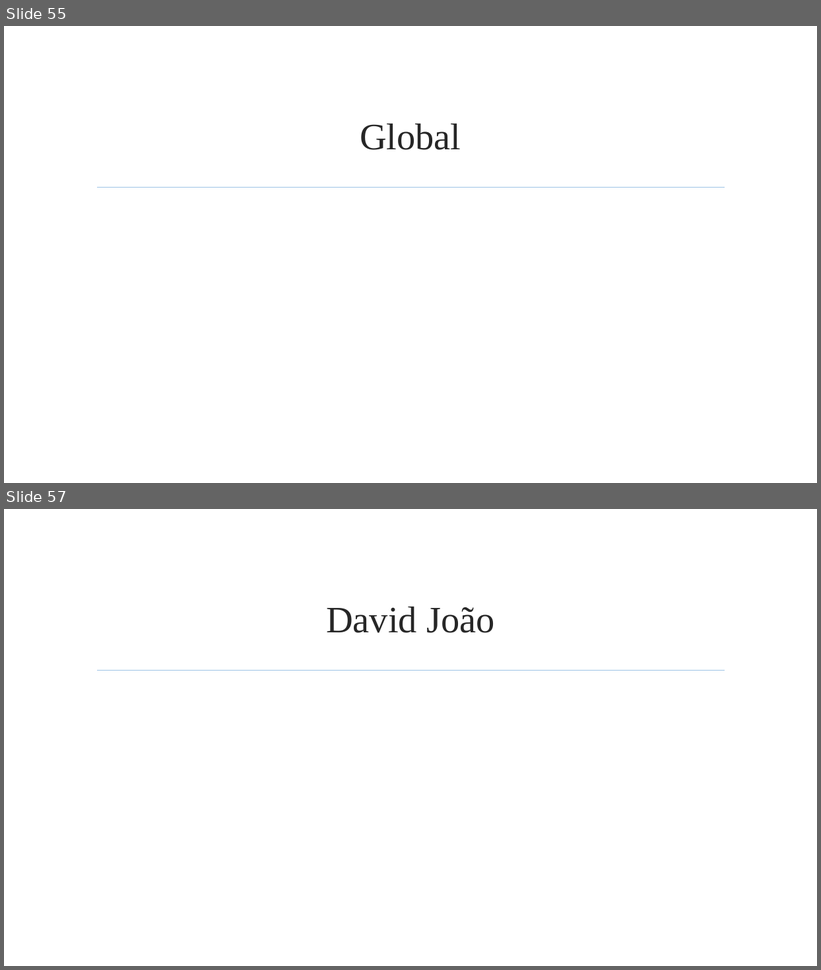
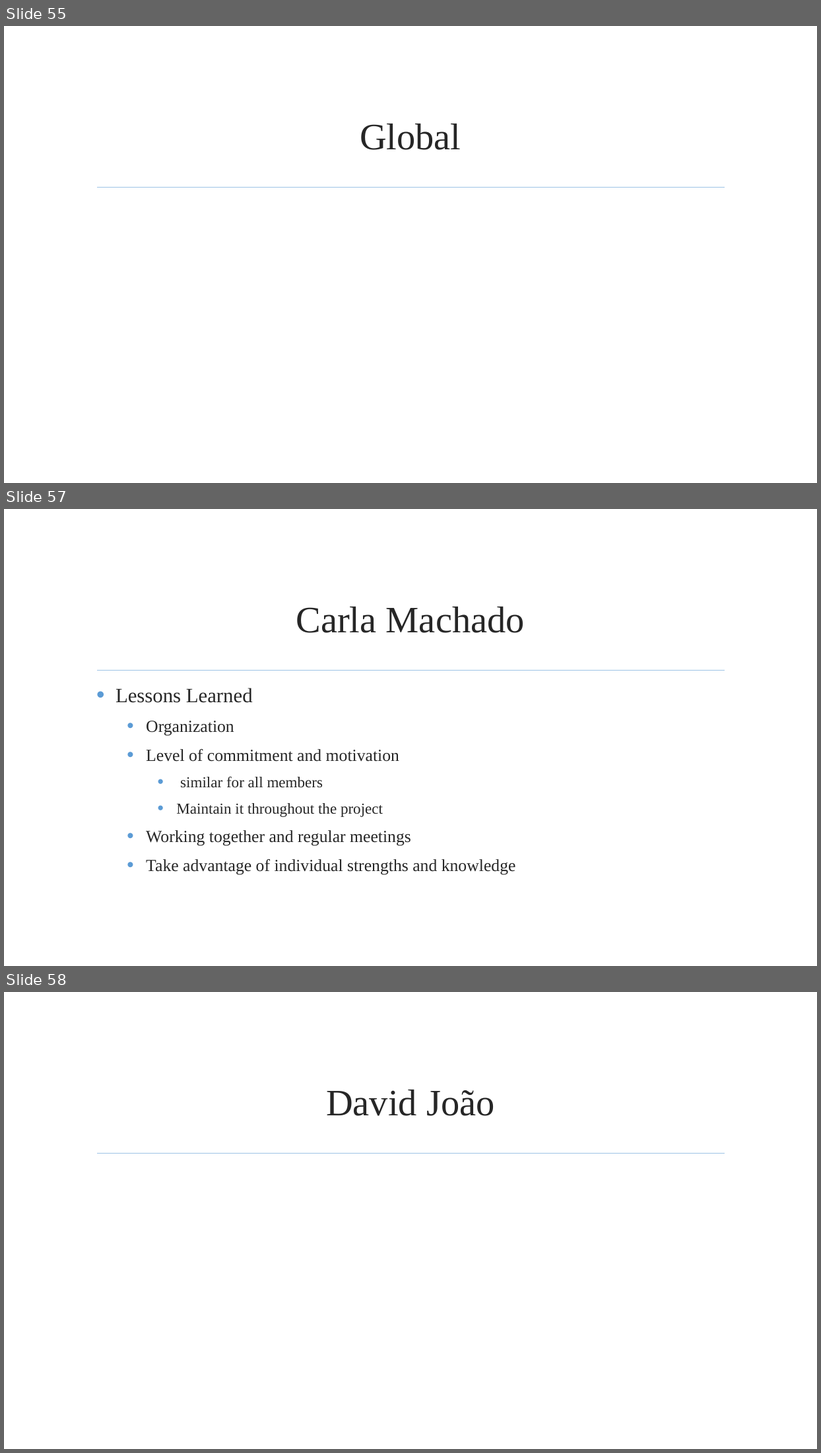
Before and after one commit to jmgirao/projetosoftware1213, a slide deck: Final Presentation/Presentation.pptx. Shown one above the other, each under a label of ours: slides 55 and 57 before the commit, slides 55, 57 and 58 after it; the slides between them are not shown. The pictures are 821x970 and 821x1453 pixels, drawn with LibreOffice and Linux fonts; fonts in the diff are those of the drawing; background and template pictures are left out. Boxes give left, top, right and bottom in pixels: in the first picture for what was removed or moved away, otherwise in the second. Text is boxed around its words. In the diff, an @@ line names an element or a change of style, - is before the commit and + after.

```diff
--- a/Final Presentation/Presentation.pptx
+++ b/Final Presentation/Presentation.pptx
@@ slide 57 added at (4,509,817,966), background picture (left out); not listed: 1 template element that a slide beside it also shows @@
@@ title added at (296,607,525,633), 44 pt, text #262626 @@
+Carla Machado
@@ text added at (116,688,516,875), 20 pt, text #262626 @@
+• Lessons Learned
+  • Organization
+  • Level of commitment and motivation
+    • similar for all members
+    • Maintain it throughout the project
+  • Working together and regular meetings
+  • Take advantage of individual strengths and knowledge
@@ what was slide 57 is now slide 58 @@
```
Also in this commit, not shown: 5 slides changed, 1 other file.
